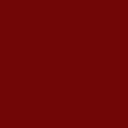
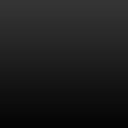
Layered file, before and after one edit (w=128, h=128). Changes by layer:
hid "Layer 0" over bbox(0, 0, 128, 128)
painted on "Rounded Rectangle 1" over bbox(0, 0, 128, 128)
